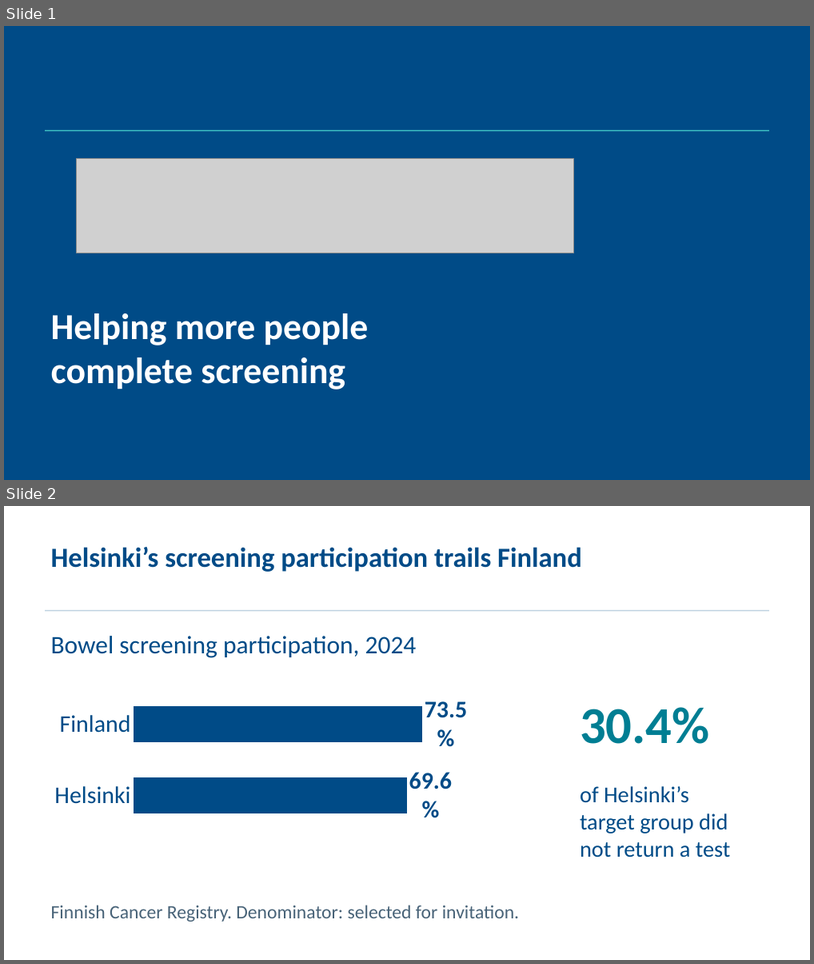
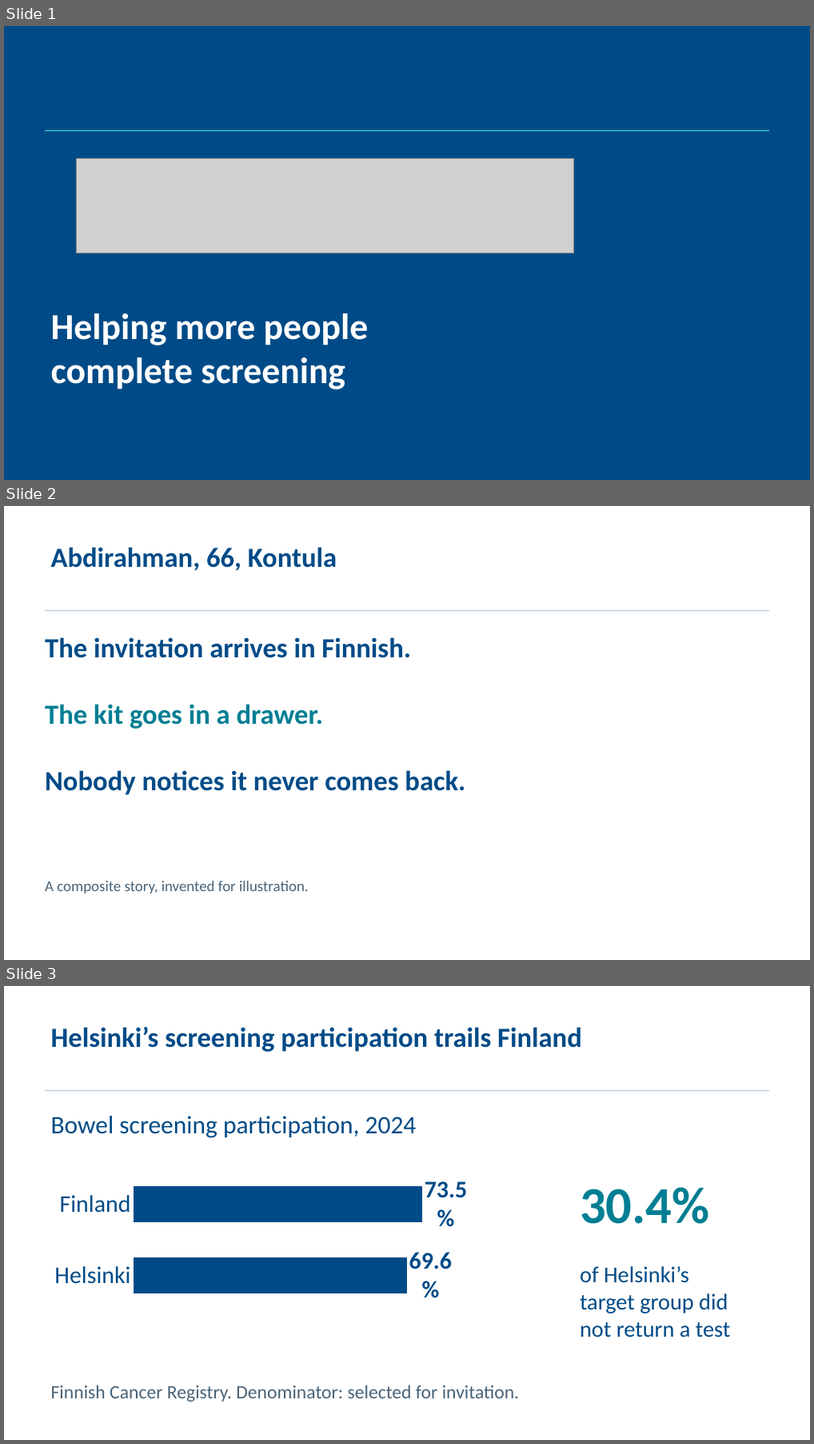
Before and after one commit to rromppanen/junction26, a slide deck: docs/pitch/farmagusta-screening-attendance.pptx. Shown one above the other, each under a label of ours: slides 1 and 2 before the commit, slides 1, 2 and 3 after it. The pictures are 814x964 and 814x1444 pixels, drawn with LibreOffice and Linux fonts; fonts in the diff are those of the drawing; grey boxes stand for pictures. Boxes give left, top, right and bottom in pixels: in the first picture for what was removed or moved away, otherwise in the second. Text is boxed around its words. In the diff, an @@ line names an element or a change of style, - is before the commit and + after.

```diff
--- a/docs/pitch/farmagusta-screening-attendance.pptx
+++ b/docs/pitch/farmagusta-screening-attendance.pptx
@@ slide 2 added at [4, 506, 810, 960], background #FFFFFF @@
@@ text added at [51, 547, 337, 571], 33 pt, text #004B87, bold @@
+Abdirahman, 66, Kontula
@@ rectangle added at [45, 610, 770, 612], fill #BFD2E1 @@
@@ text added at [45, 637, 411, 658], 33 pt, text #004B87, bold @@
+The invitation arrives in Finnish.
@@ text added at [45, 704, 323, 728], 33 pt, text #007E93, bold @@
+The kit goes in a drawer.
@@ text added at [45, 770, 466, 795], 33 pt, text #004B87, bold @@
+Nobody notices it never comes back.
@@ text added at [45, 880, 309, 893], 18 pt, text #486378 @@
+A composite story, invented for illustration.
@@ what was slide 2 is now slide 3 @@
```
Also in this commit, not shown: 7 slides changed, 1 other slide added, 1 slide removed.
